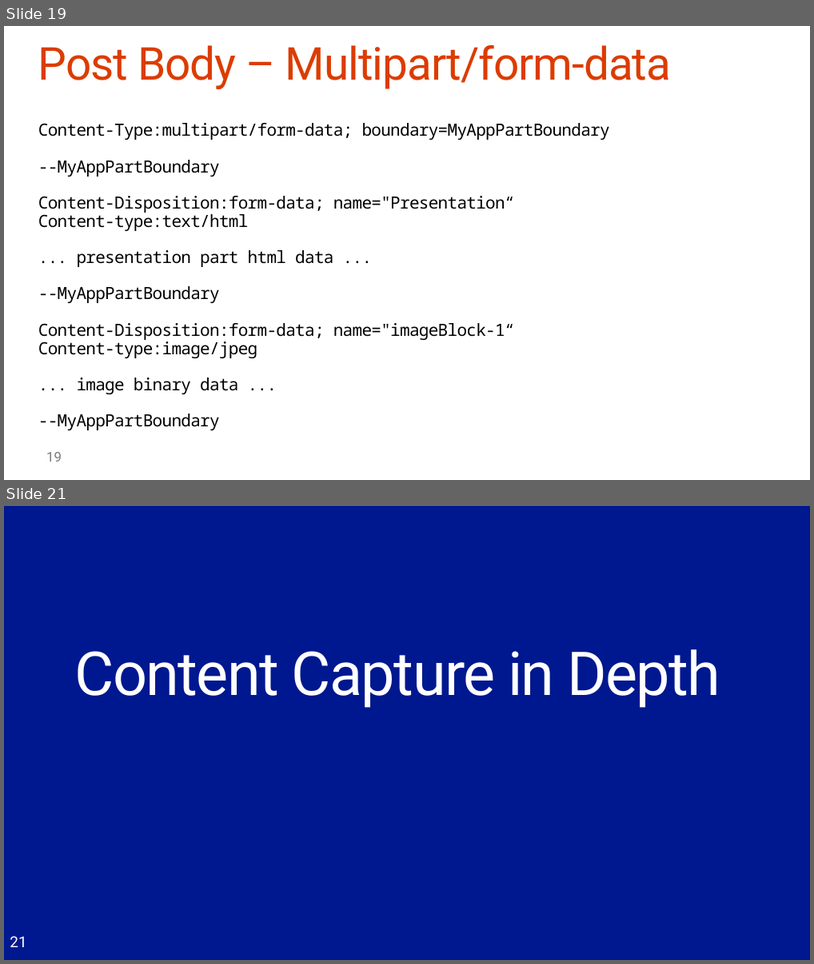
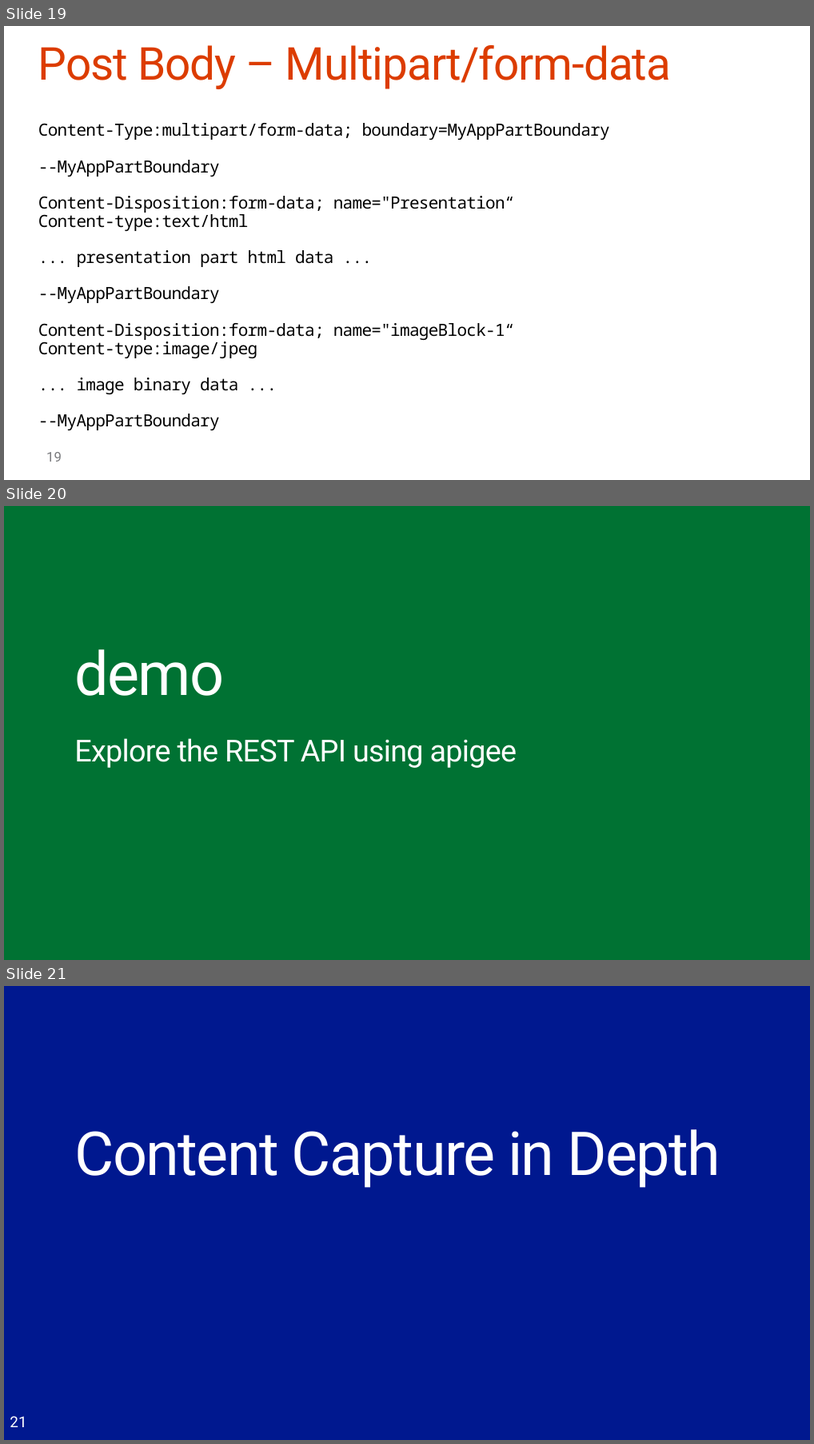
Before and after one commit to OfficeDev/TrainingContent, a slide deck: O3653-7 Deep Dive into the Office 365 APIs for OneNote services/O3653-7 Deep Dive into the Office 365 APIs for OneNote services.pptx. Shown one above the other, each under a label of ours: slides 19 and 21 before the commit, slides 19, 20 and 21 after it; the slides between them are not shown. The pictures are 814x964 and 814x1444 pixels, drawn with LibreOffice and Linux fonts; fonts in the diff are those of the drawing; background and template pictures are left out. Boxes give left, top, right and bottom in pixels: in the first picture for what was removed or moved away, otherwise in the second. Text is boxed around its words. In the diff, an @@ line names an element or a change of style, - is before the commit and + after.

```diff
--- a/O3653-7 Deep Dive into the Office 365 APIs for OneNote services/O3653-7 Deep Dive into the Office 365 APIs for OneNote services.pptx
+++ b/O3653-7 Deep Dive into the Office 365 APIs for OneNote services/O3653-7 Deep Dive into the Office 365 APIs for OneNote services.pptx
@@ slide 20 added at <box>4,506,810,960</box>, background #007233 @@
@@ title added at <box>74,649,224,696</box>, 72 pt, text #FFFFFF @@
+demo
@@ text added at <box>74,738,518,768</box>, 36 pt, text #FFFFFF @@
+Explore the REST API using apigee
```
